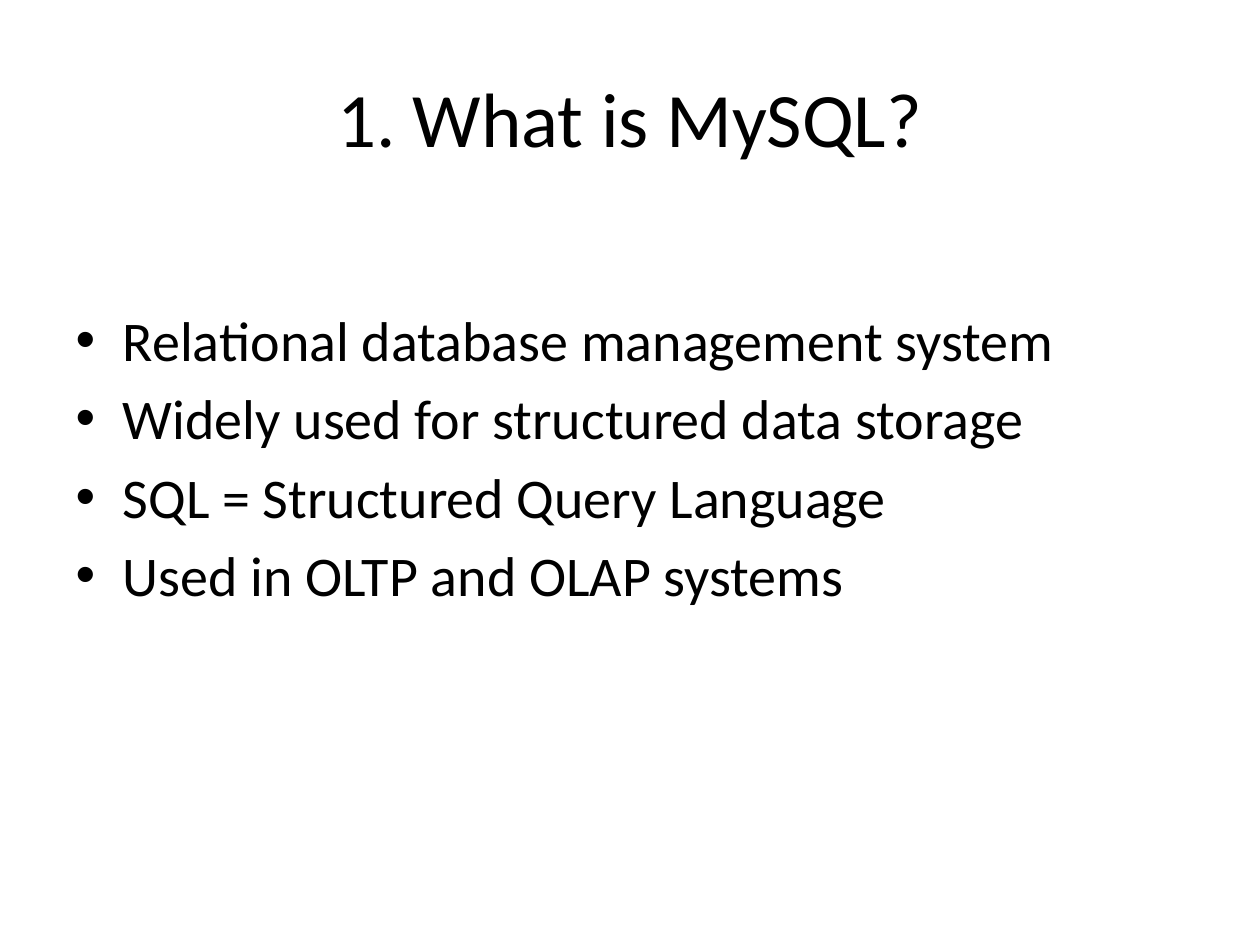
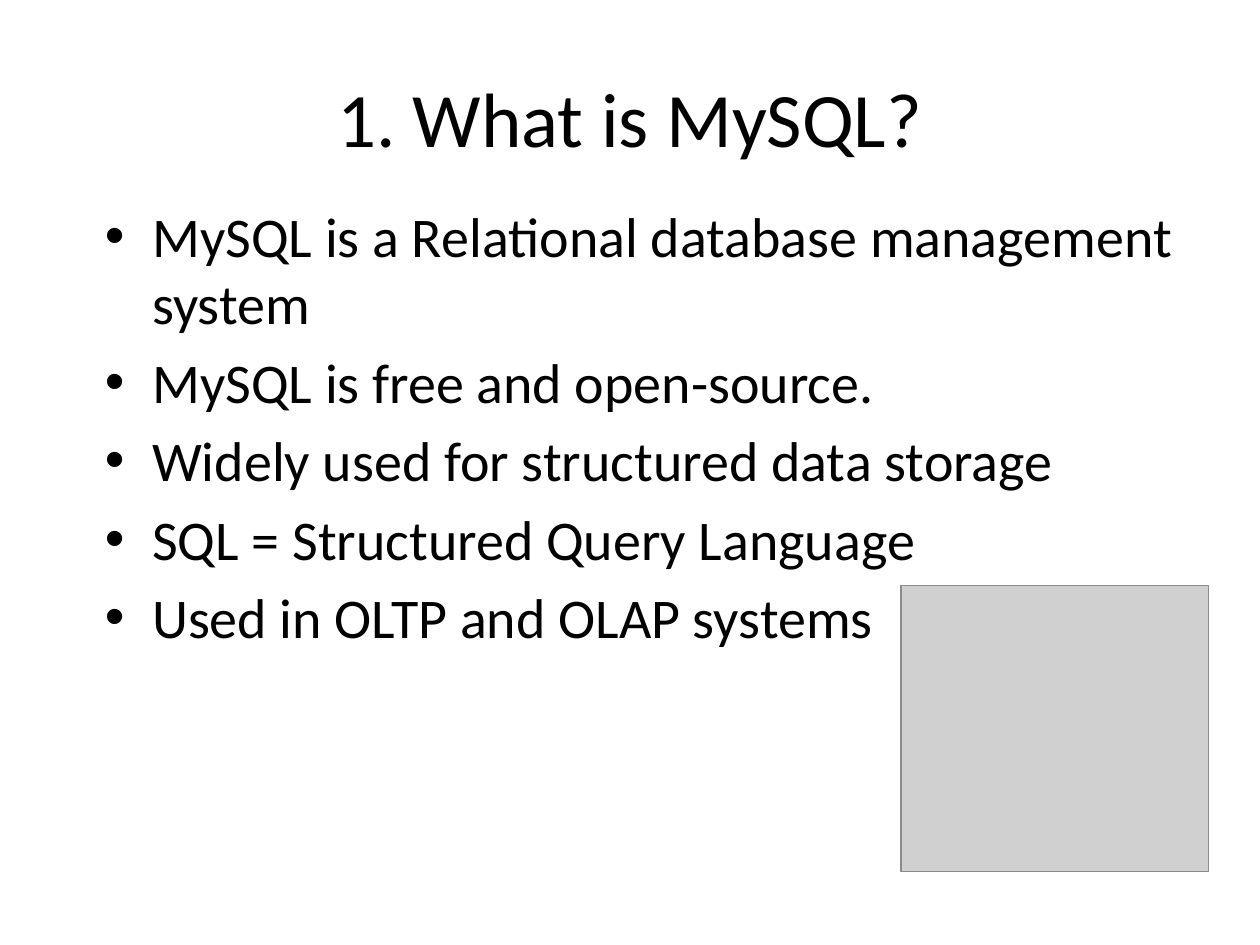
Before and after one commit to mahmoudparsian/data-warehousing, a slide deck: slide 3 of syllabus/week-11_LLM_SQL_integration/MySQL_LLM_Integration_Slides.pptx (slide 2 before the commit). Drawn at 1260x945 pixels with LibreOffice and Linux fonts; fonts in the diff are those of the drawing; grey boxes stand for pictures. Boxes give left, top, right and bottom in pixels: in the first picture for what was removed or moved away, otherwise in the second. Text is boxed around its words. In the diff, an @@ line names an element or a change of style, - is before the commit and + after.

```diff
--- a/syllabus/week-11_LLM_SQL_integration/MySQL_LLM_Integration_Slides.pptx
+++ b/syllabus/week-11_LLM_SQL_integration/MySQL_LLM_Integration_Slides.pptx
@@ text "MySQL is a Relational database ...": place and size @@
-text "MySQL is a Relational database ..." at [123, 322, 1054, 605]
+text "MySQL is a Relational database ..." at [152, 218, 1172, 647]
@@ text at [152, 218, 1172, 412]: text changed @@
-• Relational database management system
+• MySQL is a Relational database management system
+• MySQL is free and open-source.
@@ picture added at [901, 586, 1208, 872] @@
```
Also in this commit, not shown: 6 other slides changed, 4 slides added, 4 other files.
